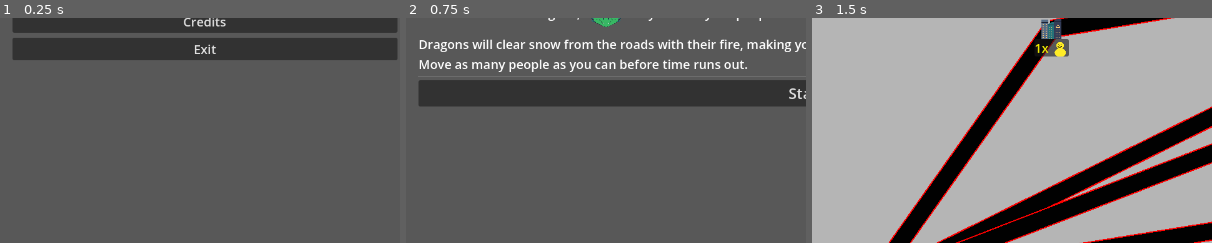
Above: before the commit, frames 1-3 (left to right).
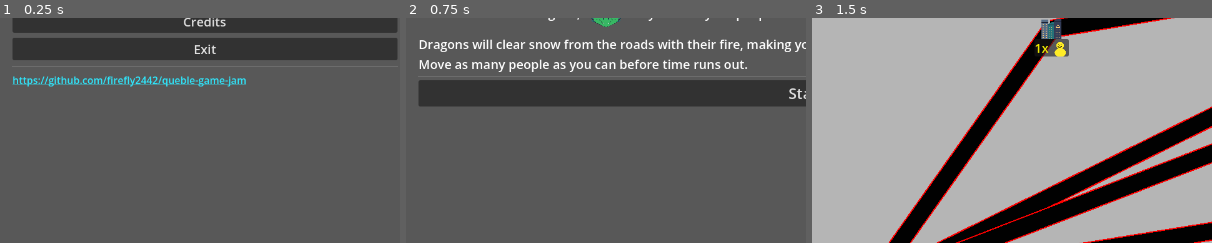
Above: after the commit, the same moments.

Repository: firefly2442/queble-game-jam
Game: Godot game, scene res://scenes/Main.tscn
Two runs of this game, one before a commit and one after it. Both use one fixed random seed, a clock stepped at 60 frames per second and the inputs below.
Inputs:
- Up to frame 1 (0.25 s): no input
- Up to frame 2 (0.75 s): click "Start Game" at 0.5 s
- Up to frame 3 (1.5 s): click "Start" at 1.25 s
The pictures show only the part of the screen within x 0-50%, y 25-75%; the shares and areas given below are measured in that part.

The runs differ from the first frame. In frame 1, 1.4% of the frame differs, in the area x 3-62%, y 25-31%; in frame 2, nothing differs; in frame 3, nothing differs.

Commit message:
feat: add clickable link

Diff:
--- a/scenes/MainMenu.tscn
+++ b/scenes/MainMenu.tscn
@@ -86,6 +86,16 @@
 theme_override_font_sizes/font_size = 20
 text = "Exit"
 
+[node name="HSeparator2" type="HSeparator" parent="PanelContainer/MarginContainer/HBoxContainer/VBoxContainerMenu" unique_id=473251723]
+layout_mode = 2
+
+[node name="LinkRichTextLabel" type="RichTextLabel" parent="PanelContainer/MarginContainer/HBoxContainer/VBoxContainerMenu" unique_id=1375934098]
+layout_mode = 2
+theme_override_colors/default_color = Color(0.18431373, 0.9137255, 1, 1)
+bbcode_enabled = true
+text = "[url=https://github.com/firefly2442/queble-game-jam]https://github.com/firefly2442/queble-game-jam[/url]"
+fit_content = true
+
 [node name="VBoxContainer2" type="VBoxContainer" parent="PanelContainer/MarginContainer/HBoxContainer" unique_id=1981949099]
 layout_mode = 2
 size_flags_horizontal = 3
@@ -112,4 +122,5 @@
 [connection signal="pressed" from="PanelContainer/MarginContainer/HBoxContainer/VBoxContainerMenu/StartGameButton" to="." method="_on_start_game_button_pressed"]
 [connection signal="pressed" from="PanelContainer/MarginContainer/HBoxContainer/VBoxContainerMenu/CreditsButton" to="." method="_on_credits_button_pressed"]
 [connection signal="pressed" from="PanelContainer/MarginContainer/HBoxContainer/VBoxContainerMenu/ExitButton" to="." method="_on_exit_button_pressed"]
+[connection signal="meta_clicked" from="PanelContainer/MarginContainer/HBoxContainer/VBoxContainerMenu/LinkRichTextLabel" to="." method="_on_link_rich_text_label_meta_clicked"]
 [connection signal="timeout" from="ImageTimer" to="." method="_on_image_timer_timeout"]
--- a/scripts/MainMenu.gd
+++ b/scripts/MainMenu.gd
@@ -50,3 +50,7 @@
 func _on_image_timer_timeout() -> void:
 	_show_next_image()
 	(%ImageTimer as Timer).start()
+
+
+func _on_link_rich_text_label_meta_clicked(meta: Variant) -> void:
+	OS.shell_open(str(meta))
Not shown, changed: README.md
